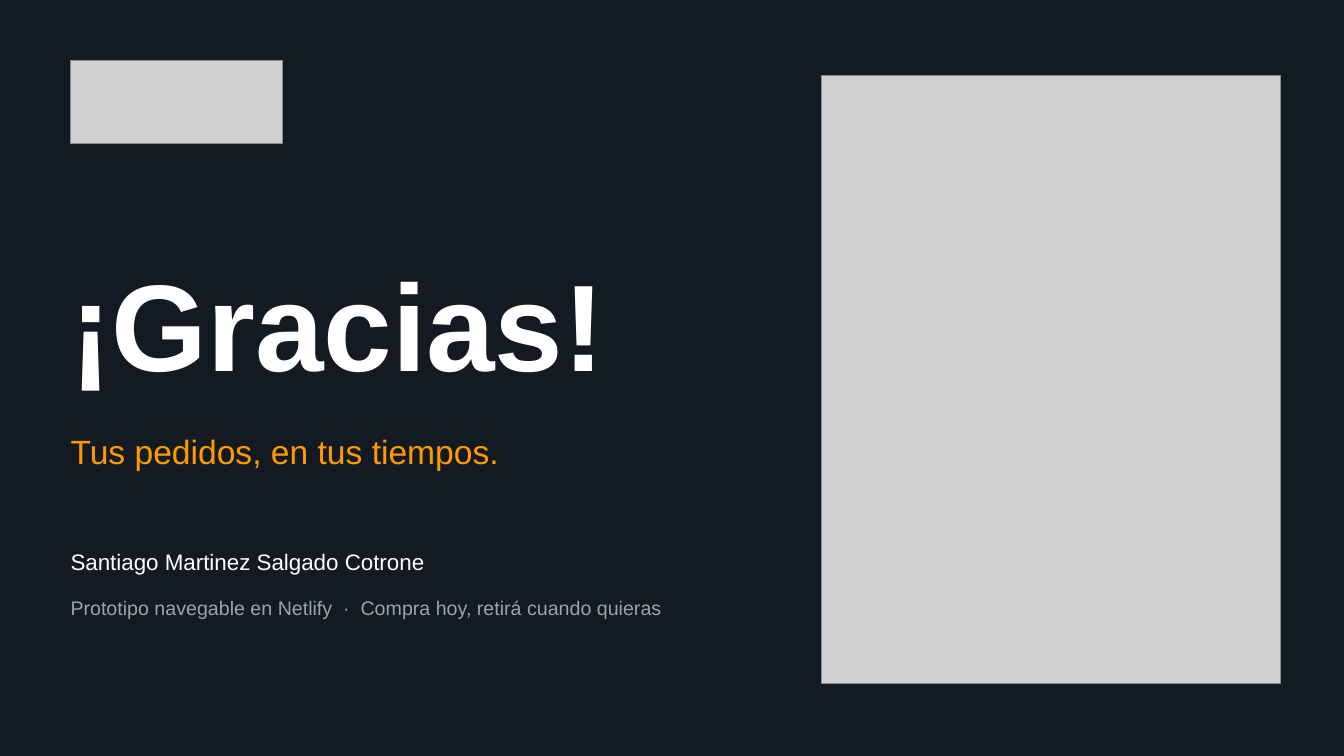
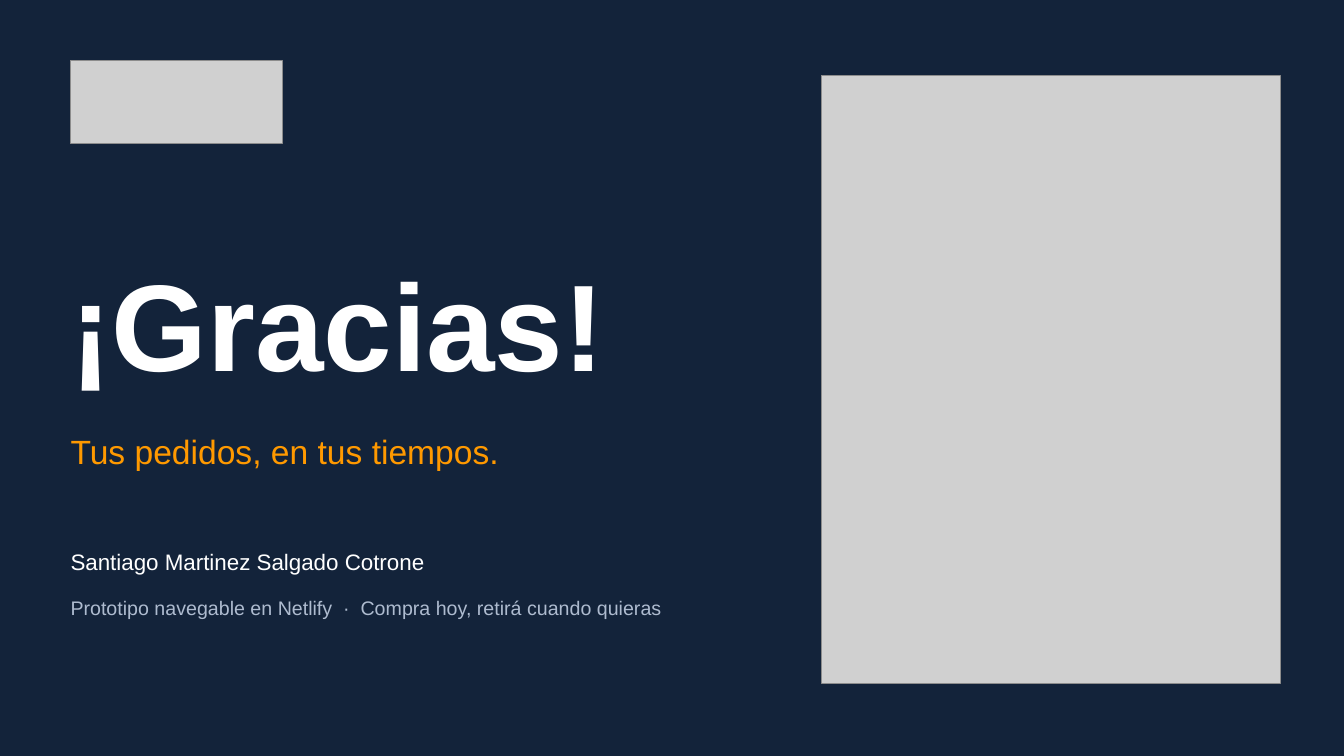
Before and after one commit to ramasalgado/Amazon-Proyecto, a slide deck: slide 13 of presentacion/Amazon-Hub-Locker-presentacion.pptx. Drawn at 1344x756 pixels with LibreOffice and Linux fonts; fonts in the diff are those of the drawing; grey boxes stand for pictures. Boxes give left, top, right and bottom in pixels: in the first picture for what was removed or moved away, otherwise in the second. Text is boxed around its words. In the diff, an @@ line names an element or a change of style, - is before the commit and + after.

```diff
--- a/presentacion/Amazon-Hub-Locker-presentacion.pptx
+++ b/presentacion/Amazon-Hub-Locker-presentacion.pptx
@@ background #131A22 to #13233A @@
@@ text "Prototipo navegable en Netlify · ..." at bbox=[71, 600, 661, 619]: text colour #9CA3AF to #AEBBCF @@
```
Also in this commit, not shown: 12 other slides changed, 1 other file.
